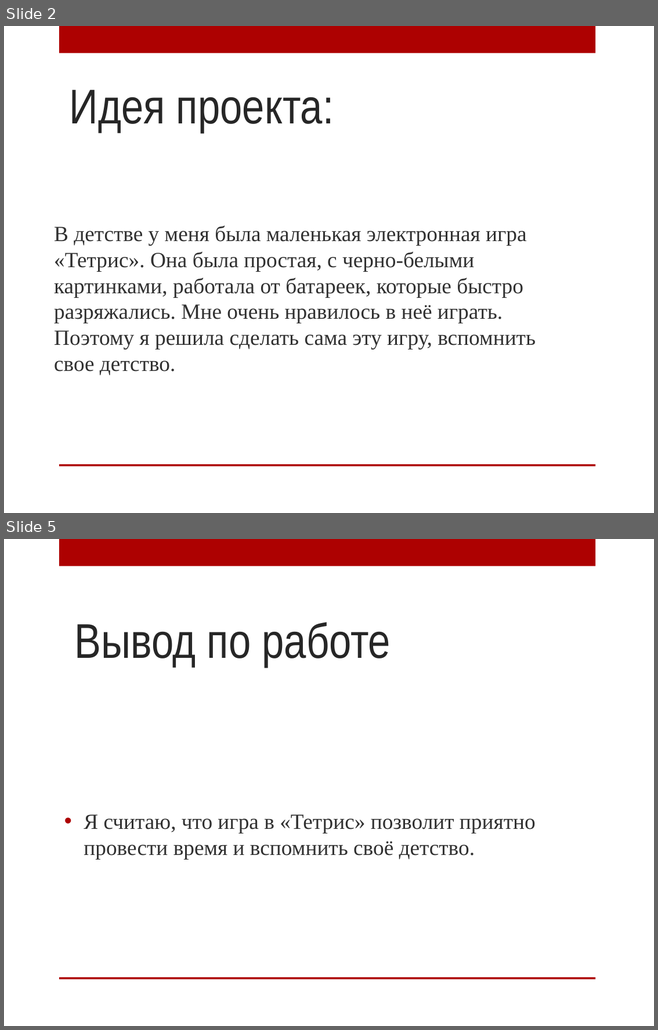
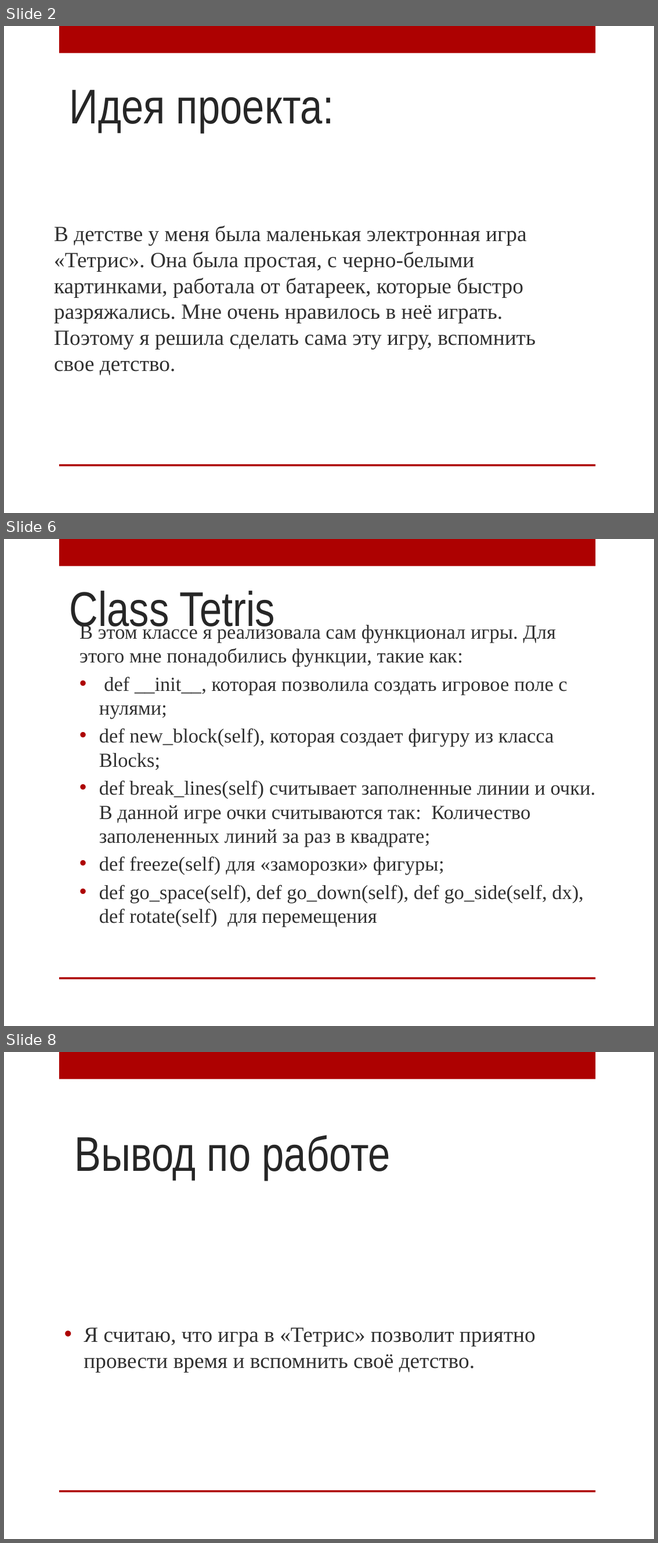
Before and after one commit to 61milenap/pygame, a slide deck: Название проекта « Тетрис».pptx. Shown one above the other, each under a label of ours: slides 2 and 5 before the commit, slides 2, 6 and 8 after it; the slides between them are not shown. The pictures are 658x1030 and 658x1543 pixels, drawn with LibreOffice and Linux fonts; fonts in the diff are those of the drawing; background and template pictures are left out. Boxes give left, top, right and bottom in pixels: in the first picture for what was removed or moved away, otherwise in the second. Text is boxed around its words. In the diff, an @@ line names an element or a change of style, - is before the commit and + after.

```diff
--- a/Название проекта « Тетрис».pptx
+++ b/Название проекта « Тетрис».pptx
@@ slide 6 added at [4,539,654,1026], background picture (left out); not listed: 2 template elements that a slide beside it also shows @@
@@ title added at [70,591,275,635], 54 pt, text #262626 @@
+Class Tetris
@@ text added at [79,623,596,927], 22.2 pt, text #303030 @@
+В этом классе я реализовала сам функционал игры. Для этого мне понадобились функции, такие как:
+• def __init__, которая позволила создать игровое поле с нулями;
+• def new_block(self), которая создает фигуру из класса Blocks;
+• def break_lines(self) считывает заполненные линии и очки. В данной игре очки считываются так: Количество заполененных линий за раз в квадрате;
+• def freeze(self) для «заморозки» фигуры;
+• def go_space(self), def go_down(self), def go_side(self, dx), def rotate(self) для перемещения
@@ what was slide 5 is now slide 8 @@
```
Also in this commit, not shown: 1 slide changed, 3 other slides added, 1 slide removed, 3 other files.
